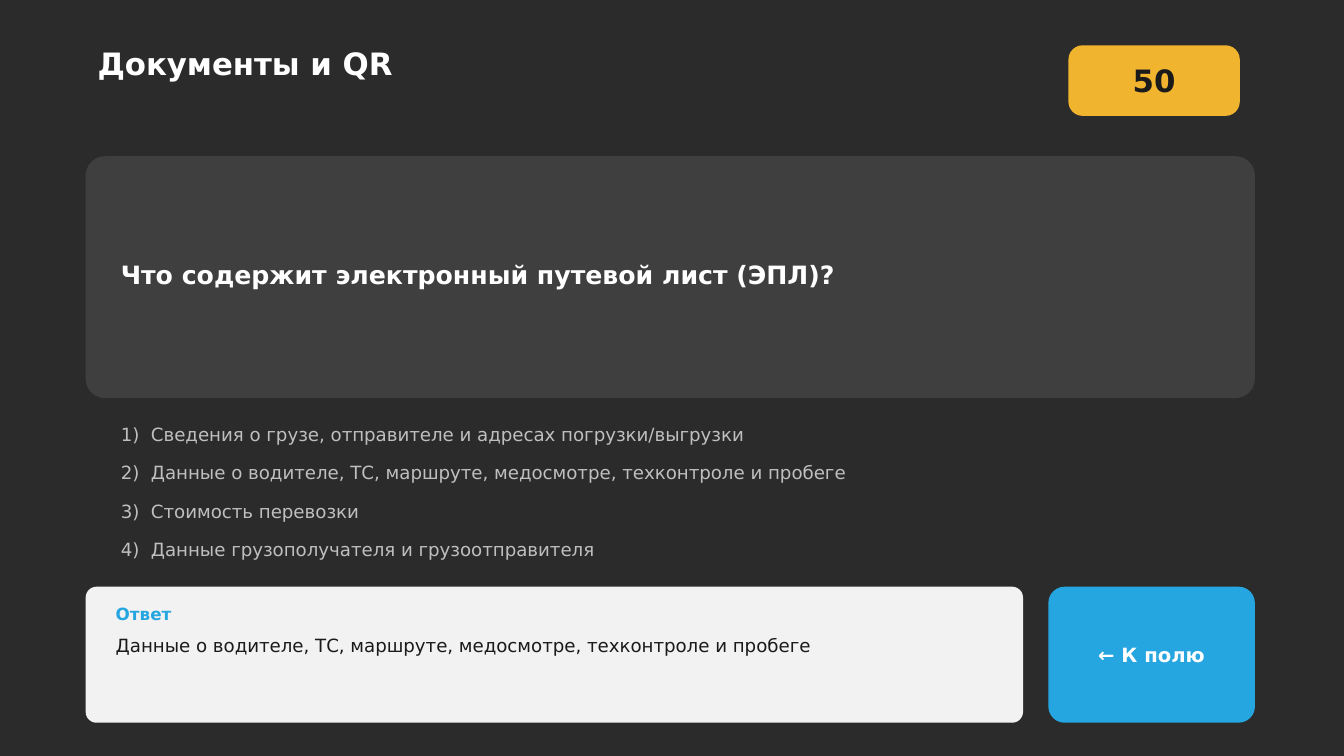
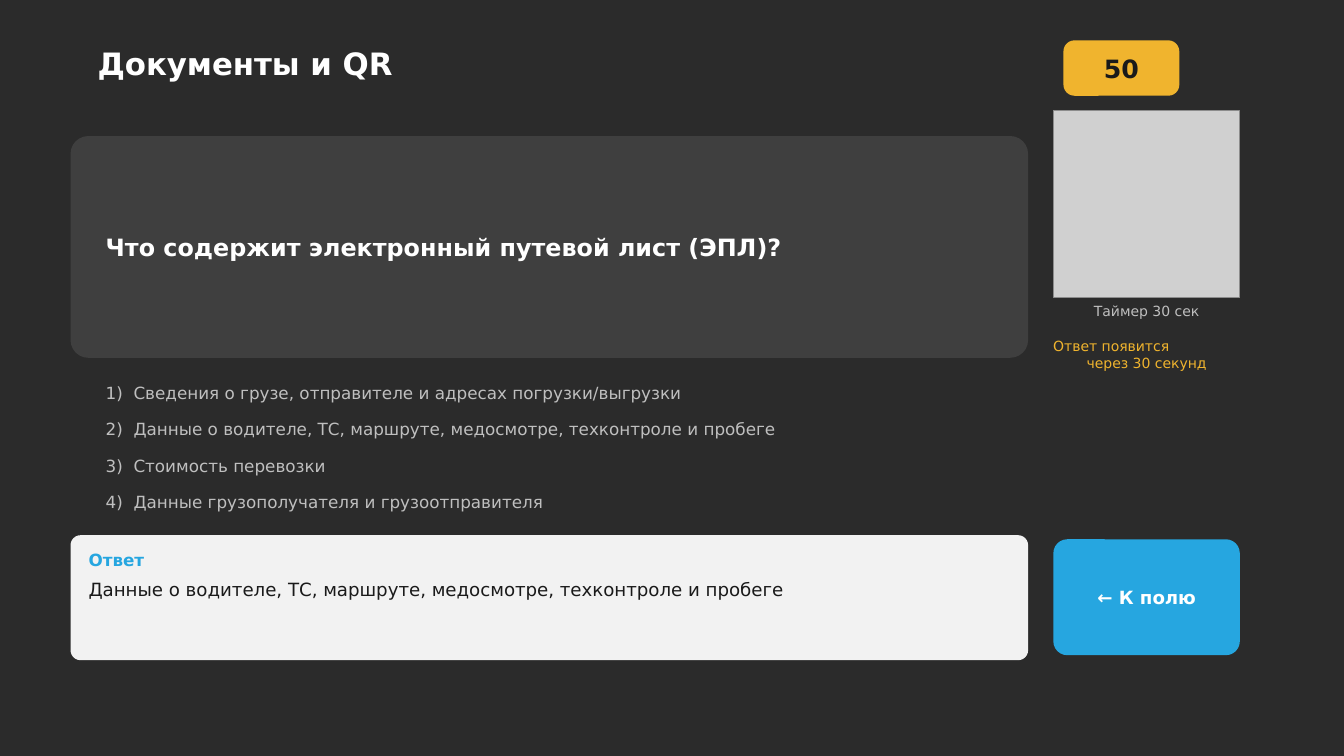
Before and after one commit to daaanilNikonov/for-lisa, a slide deck: slide 15 of presentation/quiz/Квиз_1С-ЭПД_Доки_Логистика_100к1.pptx. Drawn at 1344x756 pixels with LibreOffice and Linux fonts; fonts in the diff are those of the drawing; grey boxes stand for pictures; background and template pictures are left out; a plain dark background stands for a picture behind light text. Boxes give left, top, right and bottom in pixels: in the first picture for what was removed or moved away, otherwise in the second. Text is boxed around its words. In the diff, an @@ line names an element or a change of style, - is before the commit and + after.

```diff
--- a/presentation/quiz/Квиз_1С-ЭПД_Доки_Логистика_100к1.pptx
+++ b/presentation/quiz/Квиз_1С-ЭПД_Доки_Логистика_100к1.pptx
@@ rounded rectangle "50": place and size @@
-rounded rectangle "50" at (1069,45,1240,116)
+rounded rectangle "50" at (1064,40,1180,96)
@@ rounded rectangle "50" at (1064,40,1180,96): size 22 to 18 pt @@
@@ picture added at (1054,111,1240,297) @@
@@ rounded rectangle: place and size @@
-rounded rectangle at (86,156,1255,398)
+rounded rectangle at (71,136,1028,358)
@@ text "Что содержит электронный путевой лист ...": place and size @@
-text "Что содержит электронный путевой лист ..." at (121,264,834,290)
+text "Что содержит электронный путевой лист ..." at (106,237,781,261)
@@ text "Что содержит электронный путевой лист ..." at (106,237,781,261): size 18 to 17 pt @@
@@ text added at (1094,305,1200,319), 10 pt, text #BFBFBF @@
+Таймер 30 сек
@@ text added at (1053,340,1207,371), 10 pt, text #F0B42E @@
+Ответ появится
+через 30 секунд
@@ text "1) Сведения о грузе, отправителе ...": place and size @@
-text "1) Сведения о грузе, отправителе ..." at (121,427,744,445)
+text "1) Сведения о грузе, отправителе ..." at (106,386,681,403)
@@ text "2) Данные о водителе, ТС, ...": place and size @@
-text "2) Данные о водителе, ТС, ..." at (121,465,846,483)
+text "2) Данные о водителе, ТС, ..." at (106,422,776,439)
@@ text "3) Стоимость перевозки": place and size @@
-text "3) Стоимость перевозки" at (121,504,359,522)
+text "3) Стоимость перевозки" at (106,459,325,476)
@@ size 13 to 12 pt in 4 elements at (106,386,681,403), (106,422,776,439), (106,459,325,476), (106,495,543,512) @@
@@ text "4) Данные грузополучателя и грузоотправителя": place and size @@
-text "4) Данные грузополучателя и грузоотправителя" at (121,542,595,560)
+text "4) Данные грузополучателя и грузоотправителя" at (106,495,543,512)
@@ rounded rectangle "Ответ": place and size @@
-rounded rectangle "Ответ" at (116,638,811,656)
+rounded rectangle "Ответ" at (71,535,1028,660)
@@ rounded rectangle "Ответ" at (71,535,1028,660): fill none to #F2F2F2 @@
@@ rounded rectangle "← К полю": place and size @@
-rounded rectangle "← К полю" at (1049,587,1255,723)
+rounded rectangle "← К полю" at (1054,539,1240,655)
@@ rounded rectangle "← К полю" at (1054,539,1240,655): size 14 to 13 pt @@
@@ text in rounded rectangle at (89,553,145,567): paragraph added @@
+Ответ
@@ rounded rectangle removed at (86,587,1023,723) @@
@@ text in rounded rectangle at (89,582,784,600): more space between paragraphs @@
@@ text removed at (116,607,172,621) @@
-Ответ
```
Also in this commit, not shown: 26 other slides changed, 4 other files.
